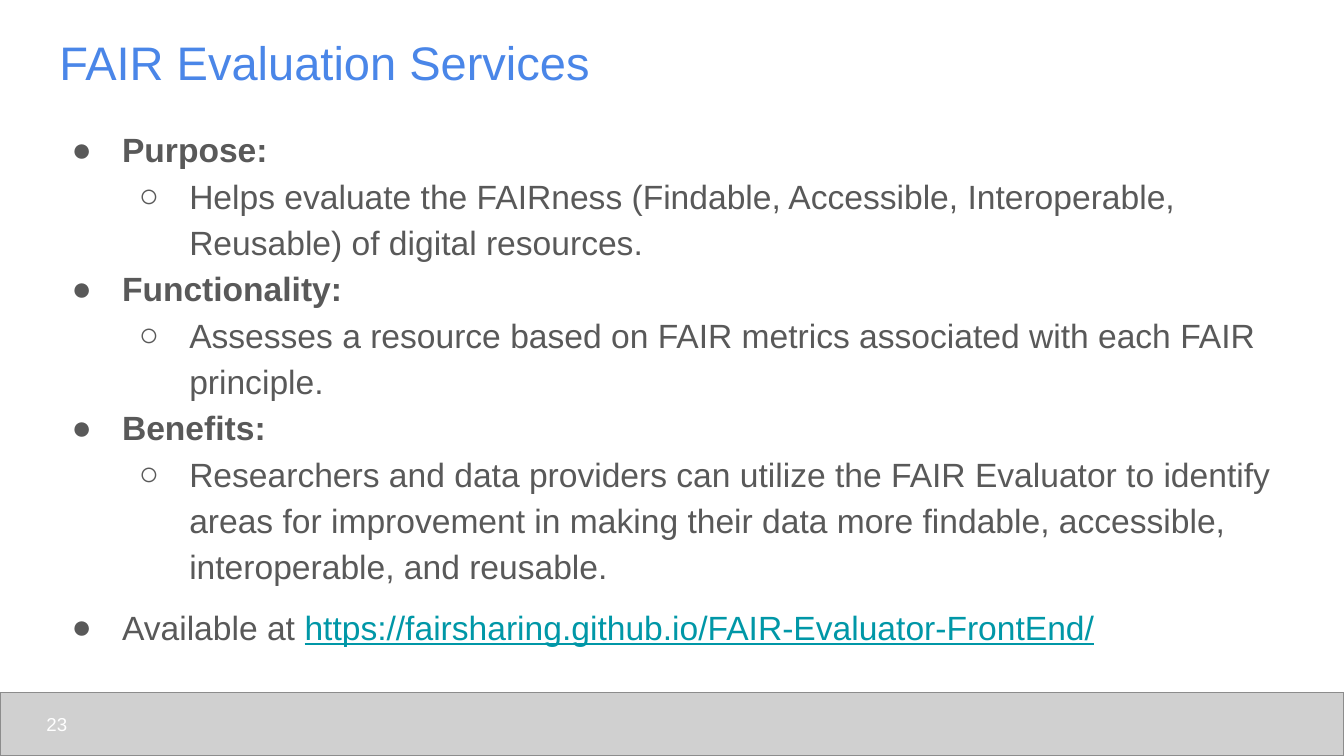
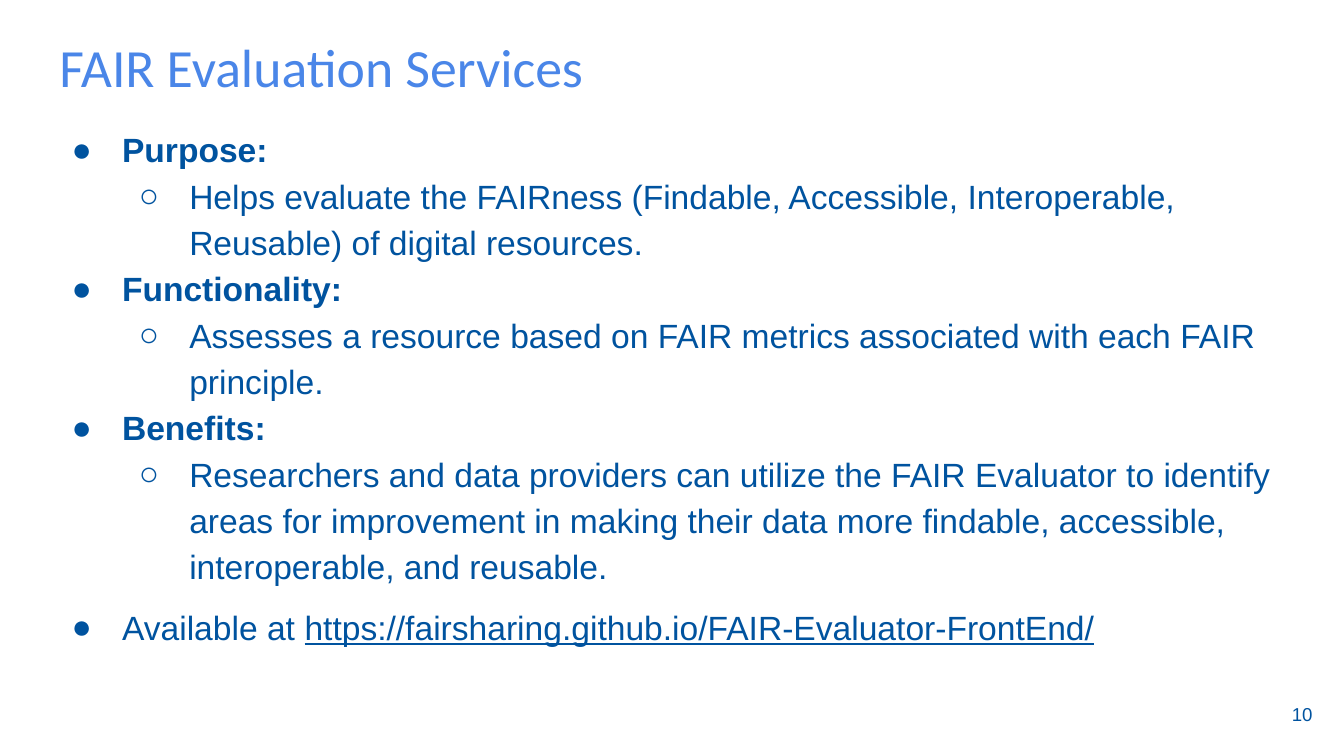
Before and after one commit to udel-cbcb/NIGMS-Sandbox-UD, a slide deck: slide 11 of Submodule_2/Lectures/Submodule_2_Lecture_2_FAIR_Data_Principles_and_FAIRness_Metrics.pptx (slide 23 before the commit). Drawn at 1344x756 pixels with LibreOffice and Linux fonts; fonts in the diff are those of the drawing; grey boxes stand for pictures; background and template pictures are left out. Boxes give left, top, right and bottom in pixels: in the first picture for what was removed or moved away, otherwise in the second. Text is boxed around its words. In the diff, an @@ line names an element or a change of style, - is before the commit and + after.

```diff
--- a/Submodule_2/Lectures/Submodule_2_Lecture_2_FAIR_Data_Principles_and_FAIRness_Metrics.pptx
+++ b/Submodule_2/Lectures/Submodule_2_Lecture_2_FAIR_Data_Principles_and_FAIRness_Metrics.pptx
@@ title "FAIR Evaluation Services" at (59,49,583,88): size 25.2 to 28.8 pt, font Arial to Calibri @@
@@ text "Purpose:" at (122,139,1270,646): text colour #595959 to #00539F in "Purpose:", "Helps evaluate the FAIRness (Findable, Accessible, Interoper ...", "Functionality:", "Assesses a resource based on FAIR metrics ..." and 3 more places; text colour #0097A7 to #00539F in "https://fairsharing.github.io/FAIR-Evaluator-FrontEnd/"; bullet colour #595959 to #00539F @@
@@ picture removed at (0,692,1344,755) @@
@@ page number removed at (46,718,67,731) @@
-23
@@ page number added at (1292,708,1313,721), 10 pt, text #00539F @@
+10
```
Also in this commit, not shown: 8 other slides changed, 3 slides added, 15 slides removed, 1 other file.
